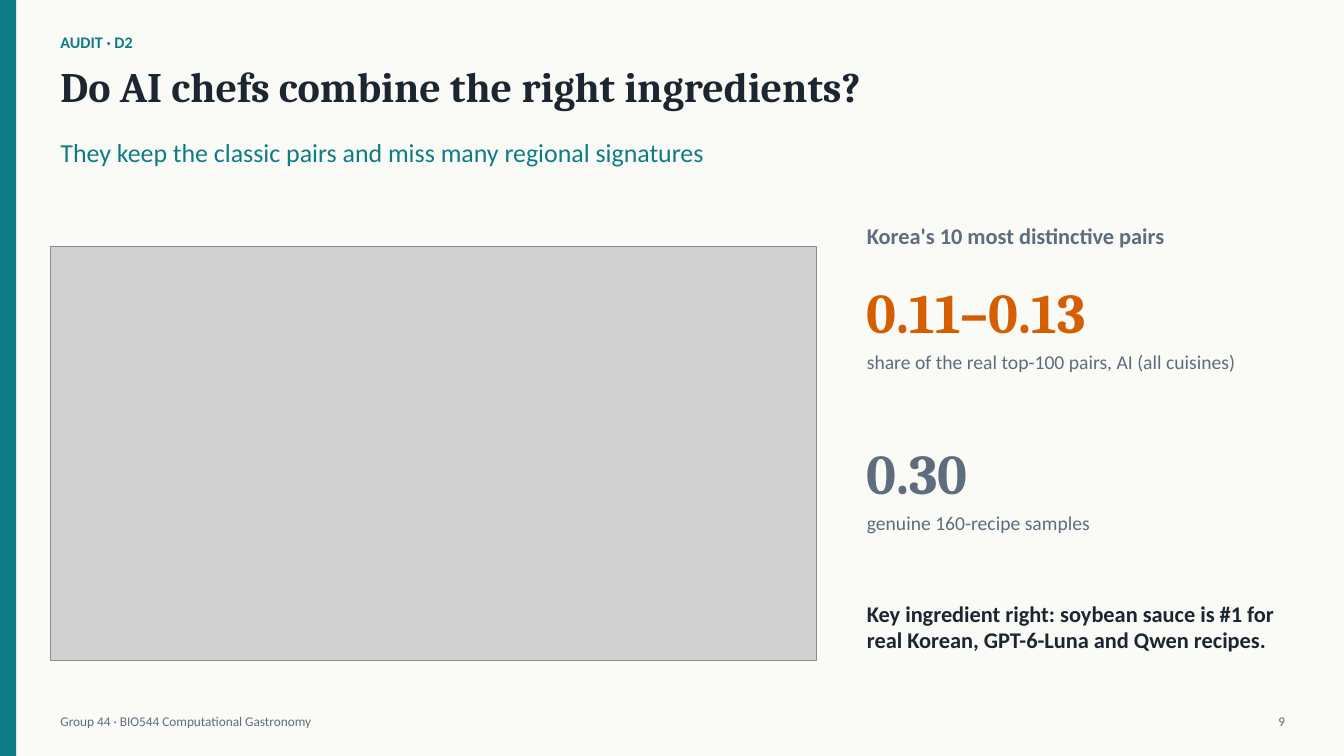
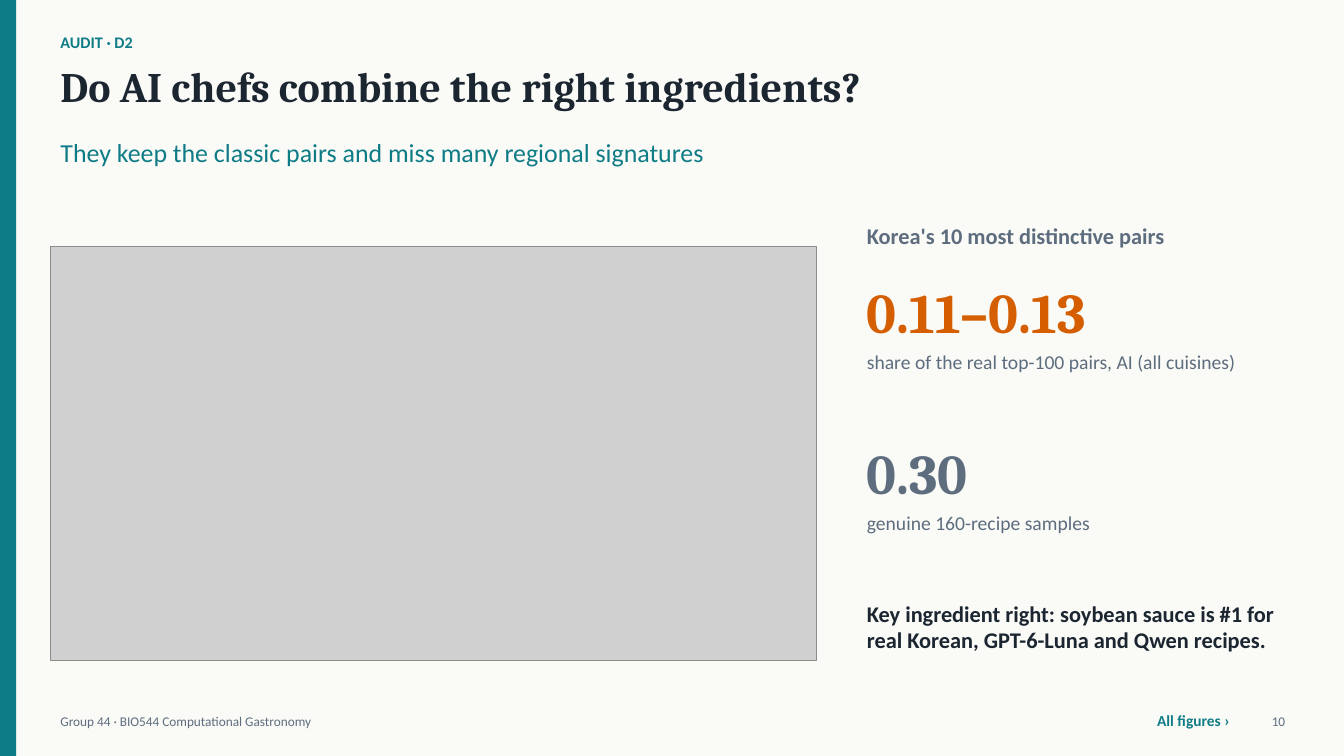
Before and after one commit to Nishant7p/CGAS-Project, a slide deck: slide 10 of deliverables/Group44_BIO544_slides.pptx (slide 9 before the commit). Drawn at 1344x756 pixels with LibreOffice and Linux fonts; fonts in the diff are those of the drawing; grey boxes stand for pictures. Boxes give left, top, right and bottom in pixels: in the first picture for what was removed or moved away, otherwise in the second. Text is boxed around its words. In the diff, an @@ line names an element or a change of style, - is before the commit and + after.

```diff
--- a/deliverables/Group44_BIO544_slides.pptx
+++ b/deliverables/Group44_BIO544_slides.pptx
@@ text added at (x1=1157, y1=715, x2=1220, y2=729), 11 pt, text #0E7C86, bold @@
+All figures ›
@@ text at (x1=1272, y1=717, x2=1285, y2=726): text changed @@
-9
+10
```
Also in this commit, not shown: 20 other slides changed, 2 slides added, 1 slide removed, 27 other files.
